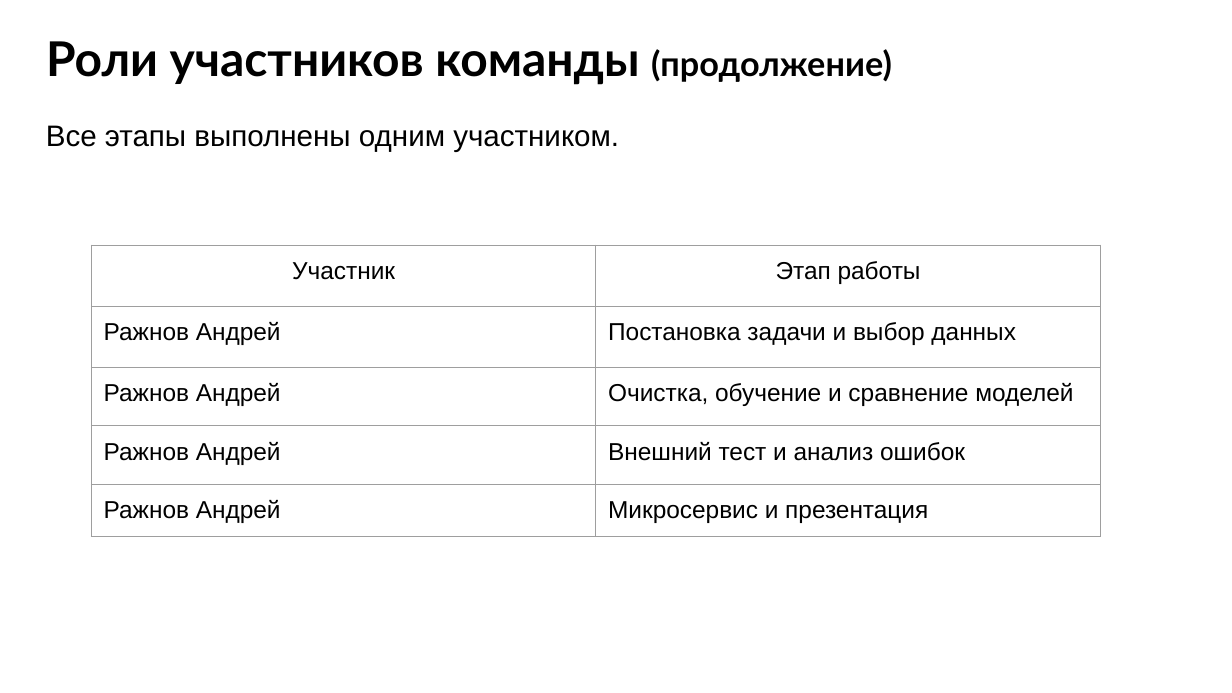
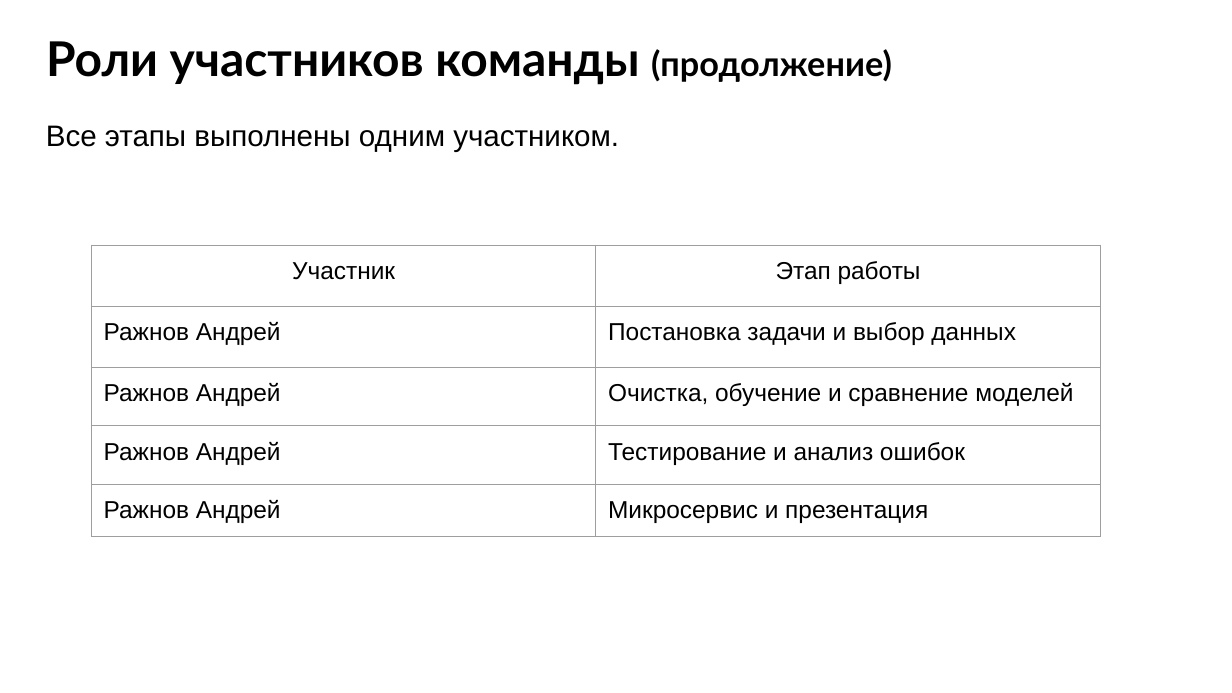
Before and after one commit to Andrey123654/antispam-ml, a slide deck: slide 5 of reports/MKB251-RazhnovAP_Итоговое_задание.pptx. Drawn at 1232x693 pixels with LibreOffice and Linux fonts; fonts in the diff are those of the drawing. Boxes give left, top, right and bottom in pixels: in the first picture for what was removed or moved away, otherwise in the second. Text is boxed around its words. In the diff, an @@ line names an element or a change of style, - is before the commit and + after.

```diff
--- a/reports/MKB251-RazhnovAP_Итоговое_задание.pptx
+++ b/reports/MKB251-RazhnovAP_Итоговое_задание.pptx
@@ table at [91, 245, 1099, 649] @@
-row 4, column 2: Внешний тест и анализ ошибок
+row 4, column 2: Тестирование и анализ ошибок
```
Also in this commit, not shown: 10 other slides changed, 3 other files.
